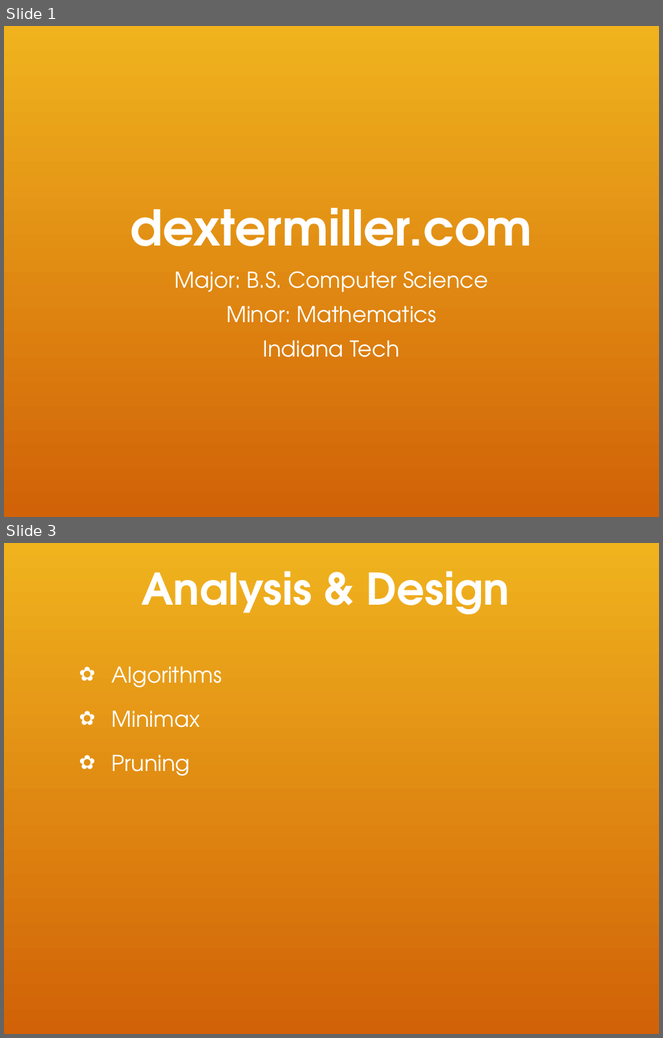
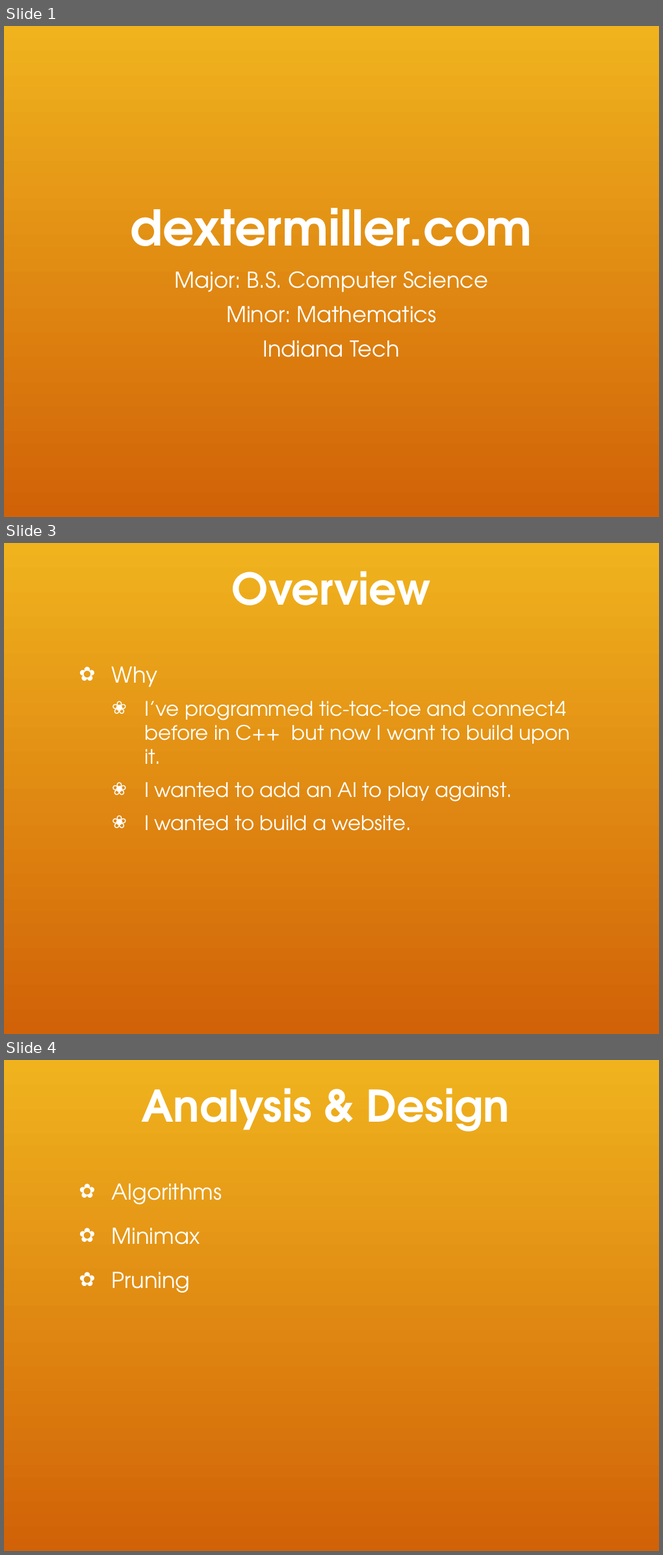
Before and after one commit to dextercarlmiller/Senior-Project, a slide deck: files/Sr preso (1).pptx. Shown one above the other, each under a label of ours: slides 1 and 3 before the commit, slides 1, 3 and 4 after it; the slides between them are not shown. The pictures are 663x1038 and 663x1555 pixels, drawn with LibreOffice and Linux fonts; fonts in the diff are those of the drawing; background and template pictures are left out. Boxes give left, top, right and bottom in pixels: in the first picture for what was removed or moved away, otherwise in the second. Text is boxed around its words. In the diff, an @@ line names an element or a change of style, - is before the commit and + after.

```diff
--- a/files/Sr preso (1).pptx
+++ b/files/Sr preso (1).pptx
@@ slide 3 added at box(4, 543, 659, 1034), background picture (left out) @@
@@ title added at box(232, 571, 431, 605), 48 pt, text #FFFFFF, bold @@
+Overview
@@ text added at box(112, 667, 571, 831), 22 pt, text #FFFFFF @@
+✿ Why
+  ❀ I’ve programmed tic-tac-toe and connect4 before in C++ but now I want to build upon it.
+  ❀ I wanted to add an AI to play against.
+  ❀ I wanted to build a website.
@@ what was slide 3 is now slide 4 @@
```
Also in this commit, not shown: 1 slide changed, 3 other slides added, 1 slide removed, 2 other files.
